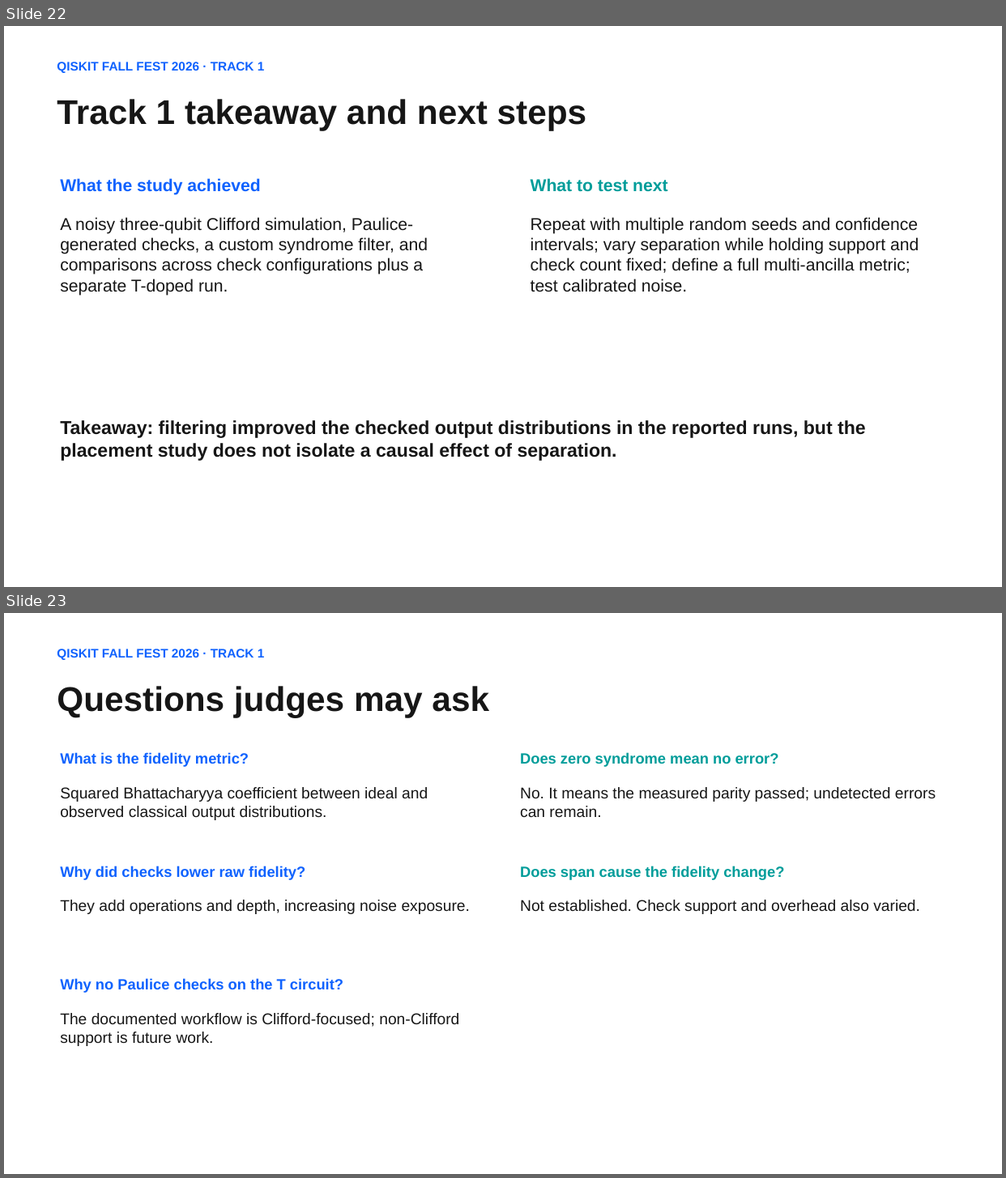
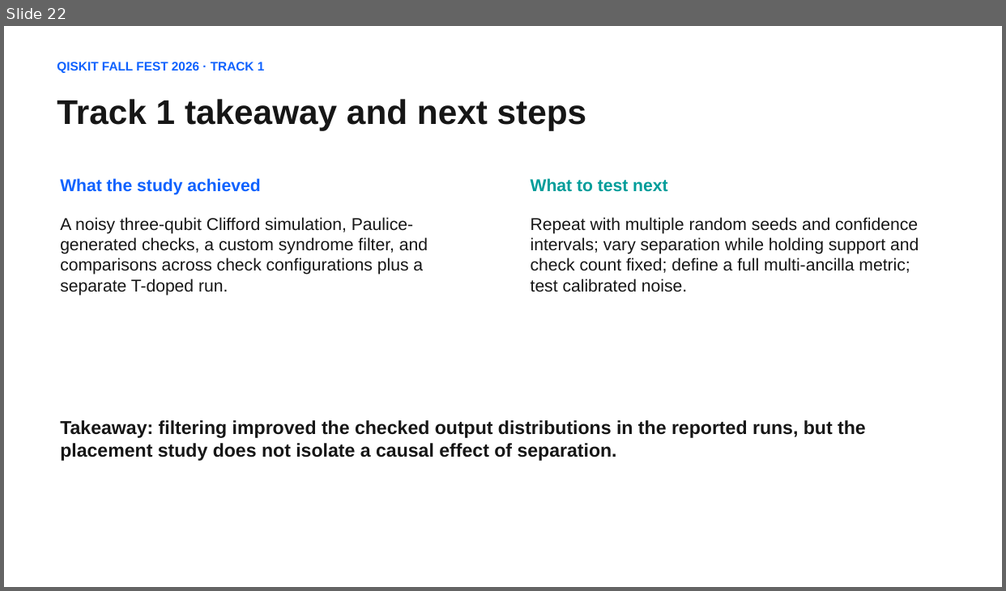
Before and after one commit to animeshmisra2008/IBM-Quiskit-Hackathon-Submission-2026, a slide deck: presentation/Tracks 1 and 2 combined.pptx. Shown one above the other, each under a label of ours: slides 22 and 23 before the commit, slide 22 after it. The pictures are 1006x1178 and 1006x591 pixels, drawn with LibreOffice and Linux fonts; fonts in the diff are those of the drawing. Boxes give left, top, right and bottom in pixels: in the first picture for what was removed or moved away, otherwise in the second. Text is boxed around its words. In the diff, an @@ line names an element or a change of style, - is before the commit and + after.

Commit message:
updated presentation

```diff
--- a/presentation/Tracks 1 and 2 combined.pptx
+++ b/presentation/Tracks 1 and 2 combined.pptx
@@ slide 23 removed at (x1=4, y1=613, x2=1002, y2=1174), background #FFFFFF @@
@@ text removed at (x1=57, y1=649, x2=265, y2=660) @@
-QISKIT FALL FEST 2026 · TRACK 1
@@ text removed at (x1=57, y1=686, x2=489, y2=717) @@
-Questions judges may ask
@@ text removed at (x1=60, y1=752, x2=249, y2=767) @@
-What is the fidelity metric?
@@ text removed at (x1=520, y1=752, x2=779, y2=767) @@
-Does zero syndrome mean no error?
@@ text removed at (x1=60, y1=787, x2=428, y2=820) @@
-Squared Bhattacharyya coefficient between ideal and observed classical output distributions.
@@ text removed at (x1=520, y1=787, x2=936, y2=817) @@
-No. It means the measured parity passed; undetected errors can remain.
@@ text removed at (x1=60, y1=866, x2=305, y2=880) @@
-Why did checks lower raw fidelity?
@@ text removed at (x1=520, y1=866, x2=784, y2=880) @@
-Does span cause the fidelity change?
@@ text removed at (x1=60, y1=900, x2=470, y2=914) @@
-They add operations and depth, increasing noise exposure.
@@ text removed at (x1=520, y1=900, x2=920, y2=914) @@
-Not established. Check support and overhead also varied.
@@ text removed at (x1=60, y1=978, x2=343, y2=993) @@
-Why no Paulice checks on the T circuit?
@@ text removed at (x1=60, y1=1013, x2=459, y2=1046) @@
-The documented workflow is Clifford-focused; non-Clifford support is future work.
```
Also in this commit, not shown: 2 other files.
